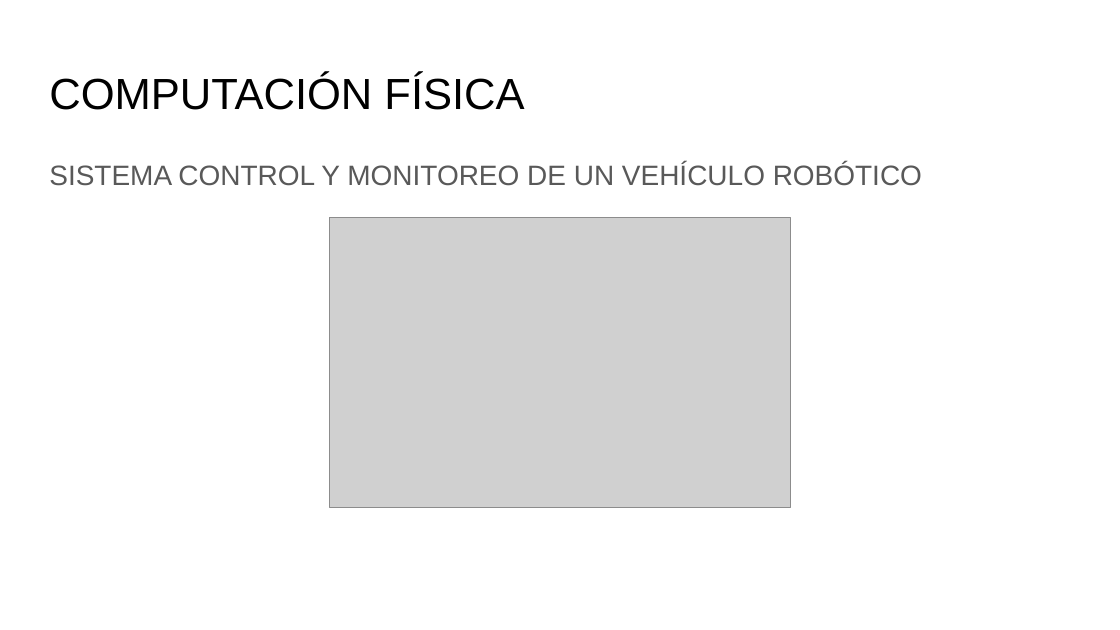
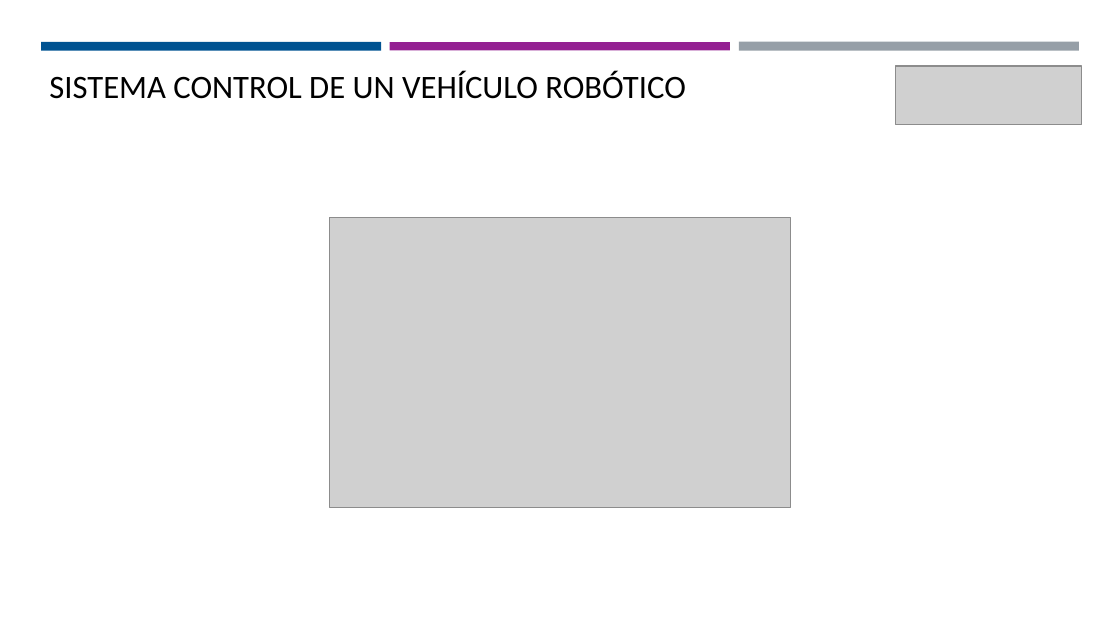
Before and after one commit to Domiciano/EcoApp201, a slide deck: slide 6 of Programa.pptx. Drawn at 1120x630 pixels with LibreOffice and Linux fonts; fonts in the diff are those of the drawing; grey boxes stand for pictures. Boxes give left, top, right and bottom in pixels: in the first picture for what was removed or moved away, otherwise in the second. Text is boxed around its words. In the diff, an @@ line names an element or a change of style, - is before the commit and + after.

```diff
--- a/Programa.pptx
+++ b/Programa.pptx
@@ rectangle added at [41,43,382,52], fill #005392 @@
@@ rectangle added at [390,43,730,50], fill #942092 @@
@@ rectangle added at [739,41,1080,50], fill #969FA7 @@
@@ title at [49,71,685,99]: text changed; size 28 to 21 pt; font Arial to Calibri @@
-COMPUTACIÓN FÍSICA
+SISTEMA CONTROL DE UN VEHÍCULO ROBÓTICO
@@ picture added at [895,66,1081,124] @@
@@ text removed at [49,163,922,186] @@
-SISTEMA CONTROL Y MONITOREO DE UN VEHÍCULO ROBÓTICO
```
Also in this commit, not shown: 12 other slides changed, 2 slides added.
